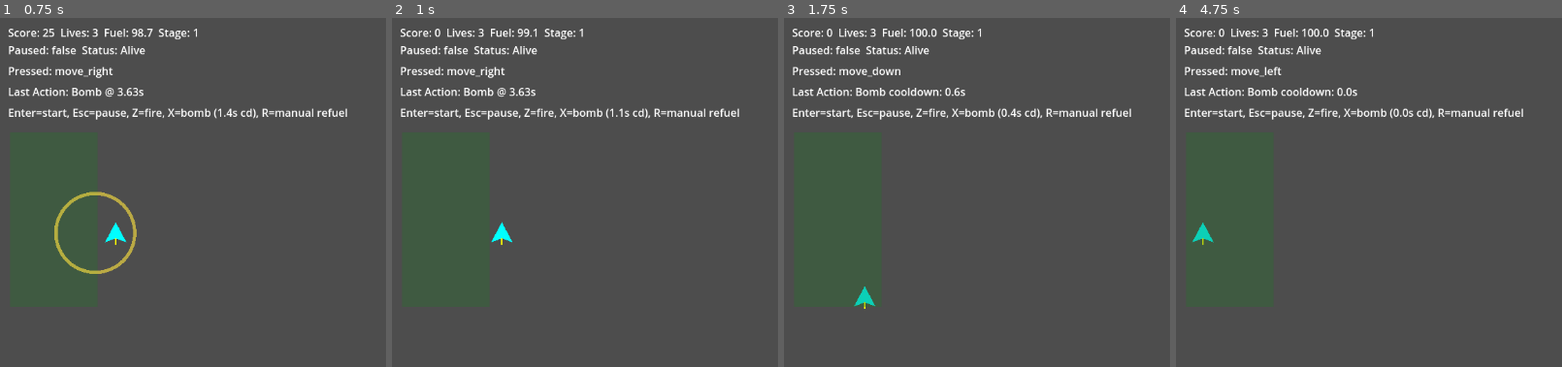
Above: before the commit, frames 1-4 (left to right).
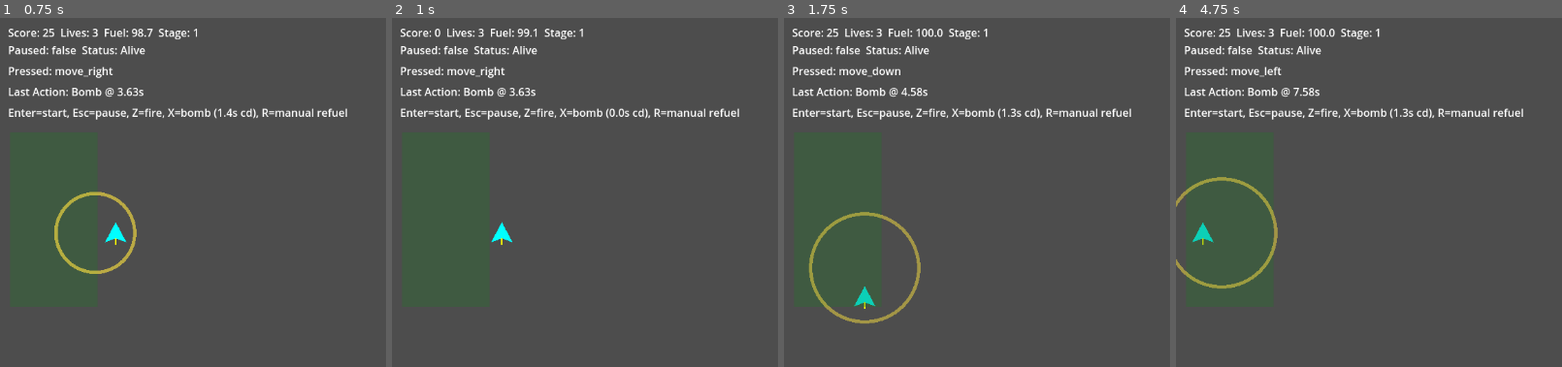
Above: after the commit, the same moments.

Repository: cbremer/starkiller-space-game
Game: Godot game, scene res://scenes/Main.tscn
Two runs of this game, one before a commit and one after it. Both use one fixed random seed, a clock stepped at 60 frames per second and the inputs below.
Inputs:
- Up to frame 1 (0.75 s): tap Enter (start) at 0.5 s; hold Right (move_right) from 0.53 s (still down); tap X (bomb) at 0.6 s
- Up to frame 2 (1 s): keep holding Right (move_right); tap Enter (start) at 0.8 s
- Up to frame 3 (1.75 s): release Right (move_right) at 1.28 s; hold Down (move_down) from 1.28 s (still down); tap Enter (start) at 1.35 s; tap X (bomb) at 1.55 s
- Up to frame 4 (4.75 s): release Down (move_down) at 2.03 s; hold Right (move_right) 2.03-2.78 s; tap X (bomb) at 2.1, 3.05, 4.55 s; tap Enter (start) at 2.3, 3.8, 4.35 s; hold Up (move_up) 2.78-3.53 s; tap Z (fire) at 2.85 s; hold R (refuel) 3.53-4.28 s; hold Left (move_left) from 3.53 s (still down)

Frame 1 is identical in both runs. In frame 2, less than 0.1% of the frame differs, in the area x 56-61%, y 25-29%; in frame 3, 1.8%, in the area x 6-61%, y 3-88%; in frame 4, 1.7%.

Commit message:
Implement Session 2 enemy combat loop

Diff:
--- /dev/null
+++ b/scripts/enemy_target.gd
@@ -0,0 +1,38 @@
+extends Node2D
+class_name EnemyTarget
+
+@export var speed := 120.0
+@export var hit_radius := 16.0
+@export var laser_points := 100
+@export var bomb_points := 60
+
+var is_active := true
+var _destroyed := false
+
+func _ready() -> void:
+	add_to_group("enemy_targets")
+
+func _process(delta: float) -> void:
+	if not is_active:
+		return
+	position.y += speed * delta
+	if position.y > 760.0:
+		queue_free()
+
+func apply_hit(weapon: String) -> int:
+	if _destroyed:
+		return 0
+	_destroyed = true
+	queue_free()
+	if weapon == "bomb":
+		return bomb_points
+	return laser_points
+
+func _draw() -> void:
+	draw_polygon(PackedVector2Array([
+		Vector2(0, -18),
+		Vector2(16, 0),
+		Vector2(0, 18),
+		Vector2(-16, 0)
+	]), PackedColorArray([Color(0.9, 0.2, 0.2)]))
+	draw_circle(Vector2.ZERO, 6.0, Color(1.0, 0.8, 0.2))
--- a/scripts/laser_bolt.gd
+++ b/scripts/laser_bolt.gd
@@ -2,8 +2,16 @@
 class_name LaserBolt
 
 @export var speed := 520.0
+@export var hit_radius := 10.0
+
+var is_active := true
+
+func _ready() -> void:
+	add_to_group("laser_bolts")
 
 func _process(delta: float) -> void:
+	if not is_active:
+		return
 	position.y -= speed * delta
 	if position.y < -24.0:
 		queue_free()
--- a/scripts/main.gd
+++ b/scripts/main.gd
@@ -5,8 +5,14 @@
 const REFUEL_RECT := Rect2(Vector2(15, 170), Vector2(130, 260))
 const BOLT_SPAWN_OFFSET := Vector2(0, -20)
 const BOMB_COOLDOWN := 1.5
+const BOMB_RADIUS := 145.0
+const ENEMY_SPAWN_INTERVAL := 1.3
+const ENEMY_SPAWN_X_MIN := 70.0
+const ENEMY_SPAWN_X_MAX := 950.0
+const PLAYER_HIT_RADIUS := 16.0
 const LASER_BOLT_SCRIPT := preload("res://scripts/laser_bolt.gd")
 const BOMB_BLAST_SCRIPT := preload("res://scripts/bomb_blast.gd")
+const ENEMY_TARGET_SCRIPT := preload("res://scripts/enemy_target.gd")
 
 @onready var player: PlayerShip = $PlayerShip
 @onready var state_label: Label = $CanvasLayer/HUD/StateLabel
@@ -17,8 +23,11 @@
 var game_state := GameState.new()
 var last_action_text := "No actions yet"
 var bomb_cooldown_remaining := 0.0
+var enemy_spawn_remaining := ENEMY_SPAWN_INTERVAL
+var rng := RandomNumberGenerator.new()
 
 func _ready() -> void:
+	rng.randomize()
 	game_state.changed.connect(_update_hud)
 	game_state.action_triggered.connect(_on_action_triggered)
 	game_state.player_respawned.connect(_on_respawned)
@@ -32,11 +41,15 @@
 	if Input.is_action_just_pressed("start"):
 		game_state.start_run()
 		player.position = Vector2(120, 320)
+		_clear_combat_nodes()
+		bomb_cooldown_remaining = 0.0
+		enemy_spawn_remaining = 0.35
 
 	if Input.is_action_just_pressed("pause"):
 		game_state.toggle_pause()
 
 	if game_state.run_started and game_state.is_alive and not game_state.is_paused:
+		_update_enemy_spawns(delta)
 		if Input.is_action_just_pressed("fire"):
 			game_state.register_action("Fire")
 			game_state.add_score(10)
@@ -52,9 +65,11 @@
 		if REFUEL_RECT.has_point(player.position):
 			game_state.add_fuel(REFUEL_PER_SECOND * delta)
 
+	_update_combat_state()
 	game_state.update(delta)
 	player.visible = game_state.is_alive
 	player.set_physics_process(game_state.run_started and game_state.is_alive and not game_state.is_paused)
+	_set_actor_activity(game_state.run_started and game_state.is_alive and not game_state.is_paused)
 	_update_input_debug()
 
 func _on_action_triggered(action_name: String) -> void:
@@ -65,6 +80,17 @@
 	var bolt := LASER_BOLT_SCRIPT.new()
 	bolt.position = player.position + BOLT_SPAWN_OFFSET
 	add_child(bolt)
+
+func _spawn_enemy() -> void:
+	var enemy := ENEMY_TARGET_SCRIPT.new()
+	enemy.position = Vector2(rng.randf_range(ENEMY_SPAWN_X_MIN, ENEMY_SPAWN_X_MAX), -26.0)
+	add_child(enemy)
+
+func _update_enemy_spawns(delta: float) -> void:
+	enemy_spawn_remaining = maxf(0.0, enemy_spawn_remaining - delta)
+	if enemy_spawn_remaining <= 0.0:
+		_spawn_enemy()
+		enemy_spawn_remaining = ENEMY_SPAWN_INTERVAL
 
 func _try_trigger_bomb() -> void:
 	if bomb_cooldown_remaining > 0.0:
@@ -78,6 +104,68 @@
 	var blast := BOMB_BLAST_SCRIPT.new()
 	blast.position = player.position
 	add_child(blast)
+	_apply_bomb_hits()
+
+func _apply_bomb_hits() -> void:
+	var enemies_hit := 0
+	var points_earned := 0
+	for enemy_node in get_tree().get_nodes_in_group("enemy_targets"):
+		if enemy_node == null or not enemy_node.has_method("apply_hit"):
+			continue
+		if enemy_node.position.distance_to(player.position) <= BOMB_RADIUS:
+			enemies_hit += 1
+			points_earned += enemy_node.apply_hit("bomb")
+	if points_earned > 0:
+		game_state.add_score(points_earned)
+		last_action_text = "Bomb hit %d target(s)" % enemies_hit
+		action_label.text = "Last Action: %s" % last_action_text
+
+func _update_combat_state() -> void:
+	if not game_state.run_started or not game_state.is_alive or game_state.is_paused:
+		return
+
+	var enemy_nodes := get_tree().get_nodes_in_group("enemy_targets")
+	var bolt_nodes := get_tree().get_nodes_in_group("laser_bolts")
+
+	for enemy_node in enemy_nodes:
+		if enemy_node == null or not enemy_node.has_method("apply_hit"):
+			continue
+
+		var enemy_hit_radius := float(enemy_node.get("hit_radius"))
+
+		if enemy_node.position.distance_to(player.position) <= (enemy_hit_radius + PLAYER_HIT_RADIUS):
+			enemy_node.apply_hit("ship")
+			game_state.die()
+			last_action_text = "Ship hit by enemy"
+			action_label.text = "Last Action: %s" % last_action_text
+			return
+
+		for bolt_node in bolt_nodes:
+			if bolt_node == null:
+				continue
+			var bolt_hit_radius := float(bolt_node.get("hit_radius"))
+			if bolt_node.position.distance_to(enemy_node.position) <= (bolt_hit_radius + enemy_hit_radius):
+				var points := int(enemy_node.apply_hit("laser"))
+				if points > 0:
+					game_state.add_score(points)
+					last_action_text = "Enemy destroyed"
+					action_label.text = "Last Action: %s" % last_action_text
+				bolt_node.queue_free()
+				break
+
+func _set_actor_activity(is_active: bool) -> void:
+	for bolt_node in get_tree().get_nodes_in_group("laser_bolts"):
+		if bolt_node != null:
+			bolt_node.set("is_active", is_active)
+	for enemy_node in get_tree().get_nodes_in_group("enemy_targets"):
+		if enemy_node != null:
+			enemy_node.set("is_active", is_active)
+
+func _clear_combat_nodes() -> void:
+	for bolt_node in get_tree().get_nodes_in_group("laser_bolts"):
+		bolt_node.queue_free()
+	for enemy_node in get_tree().get_nodes_in_group("enemy_targets"):
+		enemy_node.queue_free()
 
 func _on_respawned() -> void:
 	player.position = Vector2(120, 320)
Not shown, changed: TASKS.md
